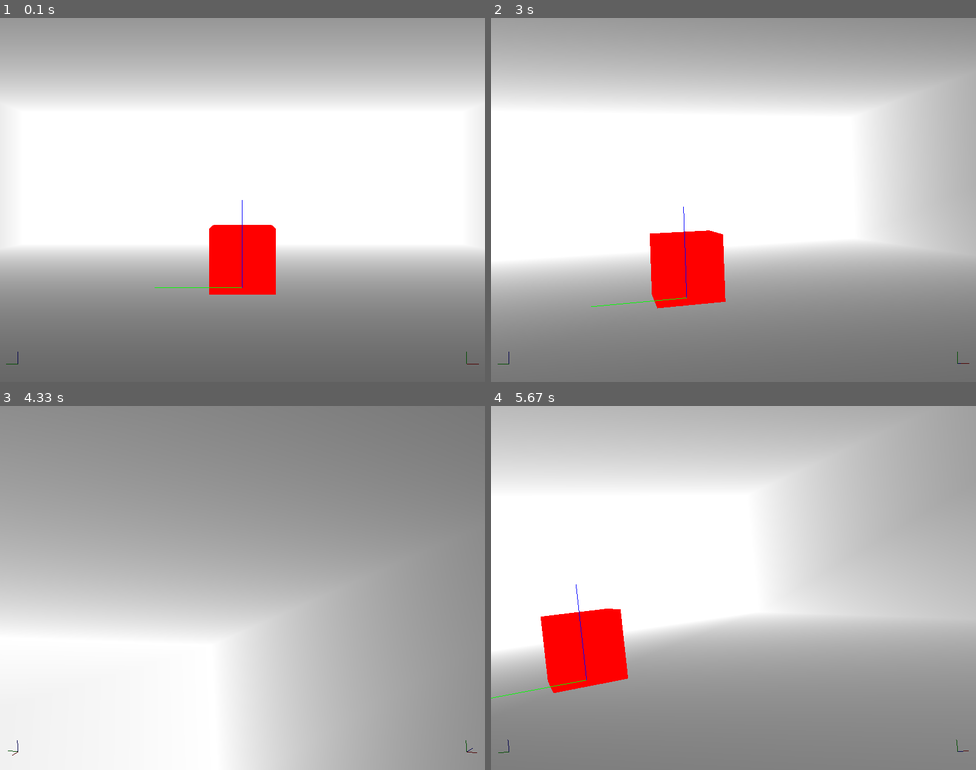
Above: before the commit, frames 1-4 (two rows, left to right).
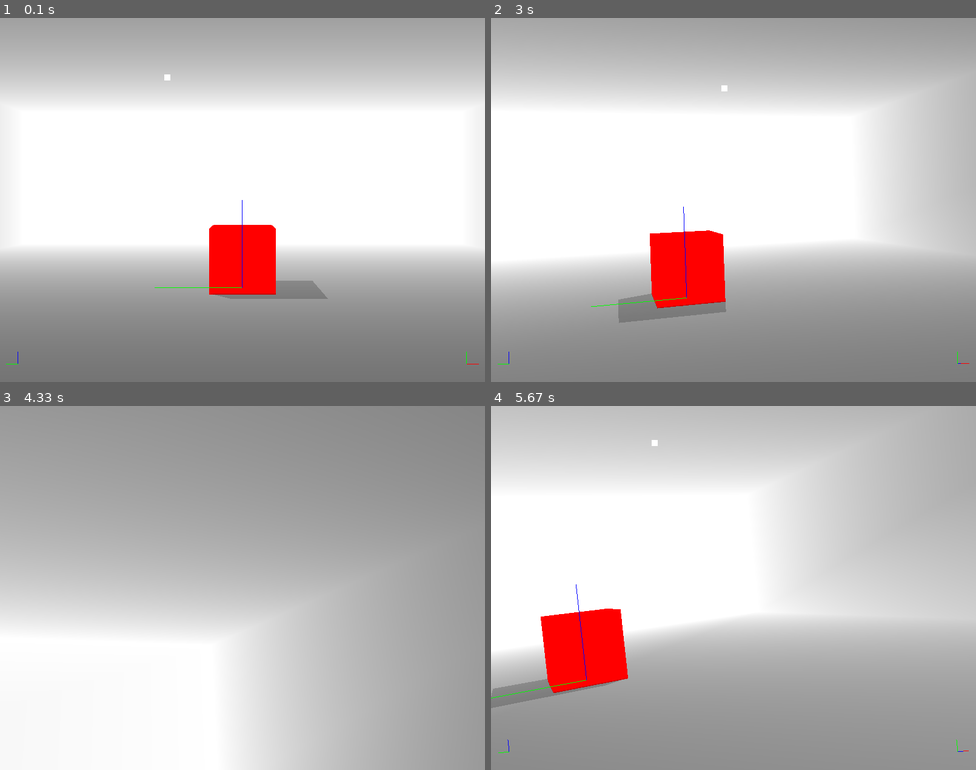
Above: after the commit, the same moments.

Repository: Sekou/PYHelpersRTU
Game: pygame game, started from room_3d.py
Two runs of this game, one before a commit and one after it. Both use one fixed random seed, a clock stepped at 60 frames per second and the inputs below.
Inputs:
- Up to frame 1 (0.1 s): no input
- Up to frame 2 (3 s): tap 0 at 0.33, 1.65 s; hold Right 0.67-1.13 s; hold Up 1.17-1.47 s; hold W 1.17-1.47 s; hold Right 1.5-1.97 s; hold D 1.5-1.97 s; hold Left 2-2.53 s; hold A 2-2.53 s; tap E at 2.15 s; hold Down 2.57-2.87 s; hold S 2.57-2.87 s; hold Left from 2.9 s (still down); hold A from 2.9 s (still down)
- Up to frame 3 (4.33 s): tap 0 at 3.05 s; release Left at 3.3 s; release A at 3.3 s; hold Up 3.33-3.7 s; hold W 3.33-3.7 s; tap E at 3.48 s; hold Right from 3.73 s (still down); hold D from 3.73 s (still down)
- Up to frame 4 (5.67 s): release Right at 4.37 s; release D at 4.37 s; hold Down 4.4-4.77 s; hold S 4.4-4.77 s; tap 0 at 4.55 s; hold Left 4.8-5.27 s; hold A 4.8-5.27 s; tap E at 4.95 s; hold Right from 5.3 s (still down); hold D from 5.3 s (still down)

The runs differ from the first frame. In frame 1, 0.2% of the frame differs, in the area x 1-99%, y 15-96%; in frame 2, 0.1%; in frame 3, less than 0.1%; in frame 4, 0.3%, in the area x 0-99%, y 9-96%.

Commit message:
Update room_3d.py

Diff:
--- a/room_3d.py
+++ b/room_3d.py
@@ -109,7 +109,7 @@
 def enable_light():
     glEnable(GL_LIGHTING), glEnable(GL_LIGHT0), glEnable(GL_COLOR_MATERIAL)
     glLight(GL_LIGHT0, GL_POSITION, (*LIGHT_POS, 1))  # point light from the left, top, front
-    glLightfv(GL_LIGHT0, GL_AMBIENT, (0.1, 0.1, 0.1, 1))
+    glLightfv(GL_LIGHT0, GL_AMBIENT, (0.2, 0.2, 0.2, 1))
     glLightfv(GL_LIGHT0, GL_DIFFUSE, (0.9, 0.9, 0.9, 1))
 
 def disable_light():
@@ -121,16 +121,41 @@
     glMaterialfv(GL_FRONT_AND_BACK, GL_SPECULAR, specular)
     glMaterialf(GL_FRONT_AND_BACK, GL_SHININESS, shininess)
 
+# Функция для рисования 4-угольника по индексам вершин
+def draw_quad(verts, verts_idx):
+    glBegin(GL_QUADS)
+    for idx in verts_idx: glVertex3fv(verts[idx])
+    glEnd()
+
 # Функция для рисования полигона по индексам вершин
 def draw_polygon(verts, verts_idx):
-    glBegin(GL_QUADS)
-    for idx in verts_idx:
-        glVertex3fv(verts[idx])
+    glBegin(GL_POLYGON)
+    for idx in verts_idx: glVertex3fv(verts[idx])
     glEnd()
 
 ROOM_SZ=5
+
+def convex_hull(points):
+    points, lower, upper = sorted(points), [], []
+    def cross(o, a, b): return (a[0] - o[0]) * (b[1] - o[1]) - (a[1] - o[1]) * (b[0] - o[0])
+    for p in points: # Строим нижнюю оболочку
+        while len(lower) >= 2 and cross(lower[-2], lower[-1], p) <= 0: lower.pop()
+        lower.append(p)
+    for p in reversed(points):# Строим верхнюю оболочку
+        while len(upper) >= 2 and cross(upper[-2], upper[-1], p) <= 0: upper.pop()
+        upper.append(p)
+    return lower + [p for p in upper if not p in lower]
+
+def draw_shadow_polygon(projected_verts, inner=True):
+    vv=[v[:2] for v in projected_verts]
+    verts=[[*v, 0.01] for v in convex_hull(vv)]
+    draw_polygon(verts, list(range(len(verts))))
+
+def draw_parallepiped(verts, inner=True):
+    iii=[[0, 1, 2, 3], [7, 6, 5, 4], [0, 3, 7, 4], [1, 5, 6, 2], [0, 4, 5, 1], [2, 6, 7, 3]]
+    for ii in iii: draw_quad(verts, ii if inner else ii[::-1])  # низ; верх; лево; право; зад; перед
+
 def draw_room_and_cube():
-
     # Координаты стен комнаты (параллелепипед)
     room_vertices = [
         # Нижняя плоскость (пол)
@@ -140,16 +165,11 @@
     ]
 
     # Материал для комнаты (мягкий, матовый)
-    set_material(diffuse=[0.7, 0.7, 0.7, 1], specular=[0.1, 0.1, 0.1, 1], shininess=10)
+    set_material(diffuse=[0.9, 0.9, 0.9, 1], specular=[0.2, 0.2, 0.2, 1], shininess=20)
 
     # Рисуем комнату
     glColor3f(0.7, 0.7, 0.7) # цвет стен
-    draw_polygon(room_vertices, [0,1, 2,3]) # пол
-    draw_polygon(room_vertices, [7,6, 5,4]) # потолок
-    draw_polygon(room_vertices, [0,3, 7,4]) # левая стена
-    draw_polygon(room_vertices, [1,5, 6,2]) # правая стена
-    draw_polygon(room_vertices, [0,4, 5,1]) # задняя стена
-    draw_polygon(room_vertices, [2,6, 7,3]) # передняя стена
+    draw_parallepiped(room_vertices, True)
 
     # Координаты куба внутри комнаты
     cube_size = 0.7
@@ -165,18 +185,38 @@
     ]
 
     # Материал для куба (глянцевый/блестящий)
-    set_material(diffuse=[1, 0, 0, 1], specular=[1, 1, 1, 1], shininess=100)
+    set_material(diffuse=[1, 1, 1, 1], specular=[1, 1, 1, 1], shininess=100)
 
     # Рисуем куб
     glColor3f(1.0, 0.0, 0.0)  # красный цвет для куба
-    draw_polygon(cube_vertices, [0, 1, 2, 3][::-1])  # пол
-    draw_polygon(cube_vertices, [7, 6, 5, 4][::-1])  # потолок
-    draw_polygon(cube_vertices, [0, 3, 7, 4][::-1])  # левая стена
-    draw_polygon(cube_vertices, [1, 5, 6, 2][::-1])  # правая стена
-    draw_polygon(cube_vertices, [0, 4, 5, 1][::-1])  # задняя стена
-    draw_polygon(cube_vertices, [2, 6, 7, 3][::-1])  # передняя стена
+    draw_parallepiped(cube_vertices, False)
+
+    draw_shadow_for_cube(cube_vertices, LIGHT_POS)
 
 display = (800, 600)
+
+def draw_shadow_for_cube(cube_vertices, light_pos):
+    # Включаем stencil buffer
+    glEnable(GL_STENCIL_TEST), glClear(GL_STENCIL_BUFFER_BIT)
+    # Устанавливаем режим заполнения stencil-буфера при рендеринге теней
+    glColorMask(False, False, False, False)  # цвет не рисуем
+    glDepthMask(False)  # глубину отключаем
+    glStencilFunc(GL_ALWAYS, 1, 0xFF)  # всегда обновляем stencil
+    glStencilOp(GL_KEEP, GL_KEEP, GL_REPLACE)  # обновление при рисовании тени
+    # Для тени проецируем вершины объекта на плоскость z=0
+    projected_vertices = []
+    for v in cube_vertices:
+        denom = (light_pos[2] - v[2])
+        t = 0 if denom == 0 else (-v[2] / denom)
+        x_proj, y_proj = v[0] + t * (light_pos[0] - v[0]), v[1] + t * (light_pos[1] - v[1])
+        projected_vertices.append([x_proj, y_proj, 0.01])  # z близко к 0 для тени
+    glColorMask(True, True, True, True), glDepthMask(True) # Восстановление режима
+    # Рисуем тень цветом — где stencil == 1
+    glStencilFunc(GL_EQUAL, 1, 0xFF), glStencilOp(GL_KEEP, GL_KEEP, GL_KEEP)
+    glEnable(GL_BLEND), glBlendFunc(GL_SRC_ALPHA, GL_ONE_MINUS_SRC_ALPHA)
+    glColor4f(0.0, 0.0, 0.0, 0.2)  # полупрозрачная тень
+    draw_shadow_polygon(projected_vertices) #повторная отрисовка объекта в проекции
+    glDisable(GL_BLEND), glDisable(GL_STENCIL_TEST)
 
 def main():
     pygame.init()
@@ -187,6 +227,8 @@
     cam.save_pos()
 
     ind_frame, last_key, last_info = 0, 0, ""
+
+    DEBUG=True
 
     while True:
         for event in pygame.event.get():
@@ -209,6 +251,7 @@
                         points2d.append(list(q))
                     print("PTS 3d: ", points)
                     print("PTS 2d: ", points2d)
+                if event.key==pygame.K_0: DEBUG=not DEBUG
 
         keys = pygame.key.get_pressed()  # get the state of all keys
 
@@ -253,14 +296,15 @@
         draw_room_and_cube()  # drawing objects
 
         LIGHT_POS[:2]=1*np.sin(ind_frame/10), 1*np.cos(ind_frame/10)
-        # disable_light(), glColor((1, 1, 1)), glPointSize(10.0), glBegin(GL_POINTS), glVertex3fv(LIGHT_POS), glEnd()
-
-        glDisable(GL_DEPTH_TEST)
-        cam.draw_world_axes()
-        glMatrixMode(GL_MODELVIEW), glLoadIdentity()
-        glOrtho(0, display[0], 0, display[1], -1, 1)
-        cam.draw_world_axes_ortho_2d()
-        cam.draw_cam_axes_ortho_2d(x0y0=(display[0]-30, 30))
+
+        if DEBUG:
+            disable_light(), glColor((1, 1, 1)), glPointSize(10.0), glBegin(GL_POINTS), glVertex3fv(LIGHT_POS), glEnd()
+            glDisable(GL_DEPTH_TEST)
+            cam.draw_world_axes()
+            glMatrixMode(GL_MODELVIEW), glLoadIdentity()
+            glOrtho(0, display[0], 0, display[1], -1, 1)
+            cam.draw_world_axes_ortho_2d()
+            cam.draw_cam_axes_ortho_2d(x0y0=(display[0]-30, 30))
 
         pygame.display.flip()
         pygame.time.wait(20)
